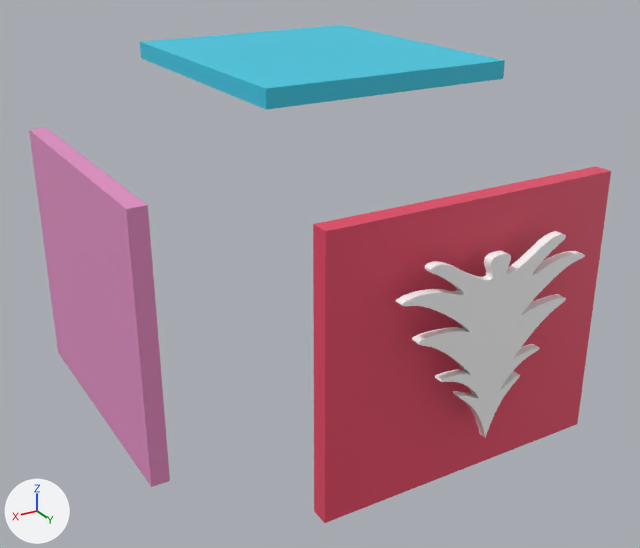
A saved change to the glTF model assets/asset.gltf.
Camera for both pictures: a 50 mm lens placed at (1.6, 3.72, 1.69), pointed at (-0.38, 0.41, 0.03). Arrows for +X, +Y and +Z are at lower left; the lights stay in place. Where no turn or scale is listed for an object, it has been applied to the vertices.

Before the edit, the objects in view are built like this:
```python
mat_svgmat_001 = principled_material('SVGMat.001')
mat_svgmat_001.base_color = (1.0, 1.0, 1.0)  # white #ffffff
mat_svgmat_001.roughness = 0.4
me_cube = bpy.data.meshes.new('Cube')
me_cube.from_pydata(...)  # a box spanning x -1.0..1.0, y -1.0..1.0, z -1.0..1.0
me_cube.materials.append(mat_material_003)  # red #e74a68
me_cube_002 = bpy.data.meshes.new('Cube.002')
me_cube_002.from_pydata(...)  # a box spanning x -1.0..1.0, y -1.0..1.0, z -1.0..1.0
me_cube_002.materials.append(mat_material_002)  # cyan #35cde7
me_curve = bpy.data.meshes.new('Curve')
me_curve.from_pydata(...)  # 560 vertices, 1116 faces; spans x 0.477..1.392, y -0.04..0.0, z -1.764..-0.921
me_curve.materials.append(mat_svgmat_001)  # white #ffffff
ob_cube = bpy.data.objects.new('Cube', me_cube)
ob_cube.location = (-0.582, 1.232, 0.0)
ob_cube.scale = (0.697, -0.0417, 0.619)
ob_cube_002 = bpy.data.objects.new('Cube.002', me_cube_002)
ob_cube_002.location = (-0.632, -0.089, 0.938)
ob_cube_002.rotation_euler = (1.571, 0.0, 1.571)  # degrees (90, 0, 90)
ob_cube_002.scale = (0.697, -0.0417, 0.619)
ob_tree = bpy.data.objects.new('tree', me_curve)
ob_tree.location = (-1.525, 1.396, 1.373)
# also in view: 'Cube.001' at (0.58, 0.0, 0.0)
```
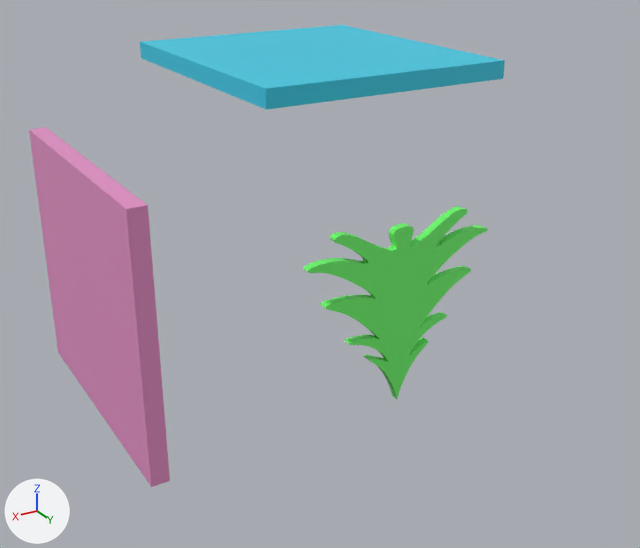
Commit message: tree 3

Location of each change, (x1, y1, x2, y2) in pixels of the pictures (640 x 548 px):
'Cube', deleted
    before: (313, 166, 611, 523)
'tree', recoloured, moved
    before: (396, 231, 585, 438)
    after: (303, 206, 488, 399)

What the commit changed:
Material 'SVGMat.001' (mat_svgmat_001) changes colour from white #ffffff to green #74ff70; in linear values from (1.0, 1.0, 1.0) to (0.174, 1.0, 0.162).
Object 'Cube' (ob_cube) is deleted.
Object 'tree' (ob_tree) moves from (-1.525, 1.396, 1.373) to (-1.388, 0.959, 1.373).
